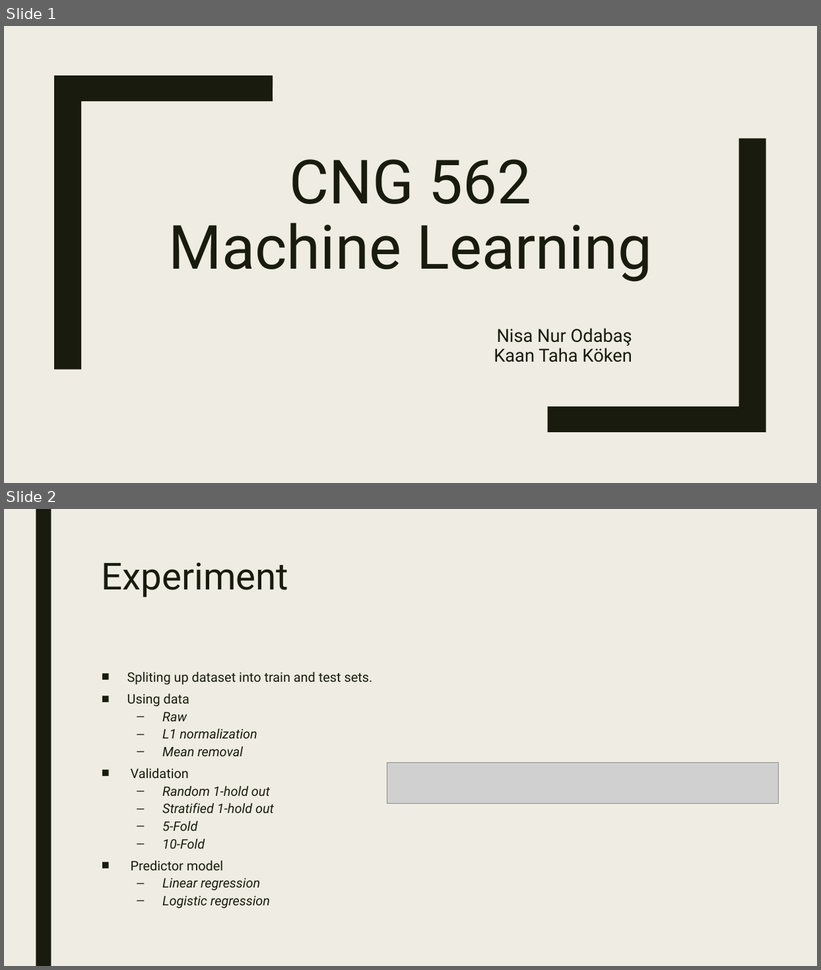
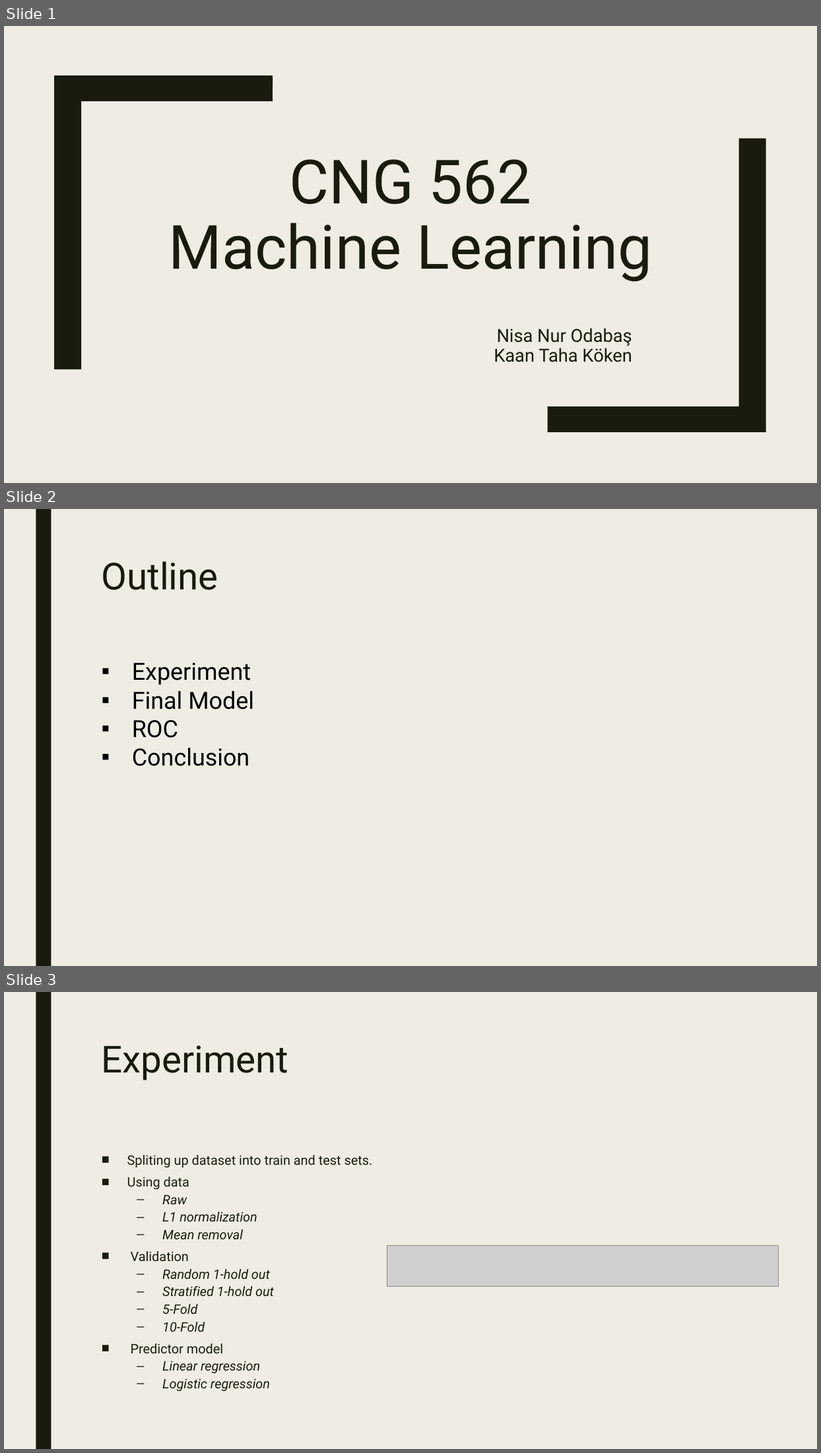
Before and after one commit to nisanuro/CNG562-Assignment-1, a slide deck: Cng 562.pptx. Shown one above the other, each under a label of ours: slides 1 and 2 before the commit, slides 1, 2 and 3 after it. The pictures are 821x970 and 821x1453 pixels, drawn with LibreOffice and Linux fonts; fonts in the diff are those of the drawing; grey boxes stand for pictures. Boxes give left, top, right and bottom in pixels: in the first picture for what was removed or moved away, otherwise in the second. Text is boxed around its words. In the diff, an @@ line names an element or a change of style, - is before the commit and + after.

```diff
--- a/Cng 562.pptx
+++ b/Cng 562.pptx
@@ slide 2 added at (x1=4, y1=509, x2=817, y2=966), background #EFEDE3; not listed: 1 template element that a slide beside it also shows @@
@@ title added at (x1=102, y1=561, x2=218, y2=590), 44 pt, text #191B0E @@
+Outline
@@ text added at (x1=132, y1=663, x2=254, y2=766), 28 pt, text #000000 @@
+▪ Experiment
+▪ Final Model
+▪ ROC
+▪ Conclusion
@@ what was slide 2 is now slide 3 @@
```
Also in this commit, not shown: 1 slide changed.
